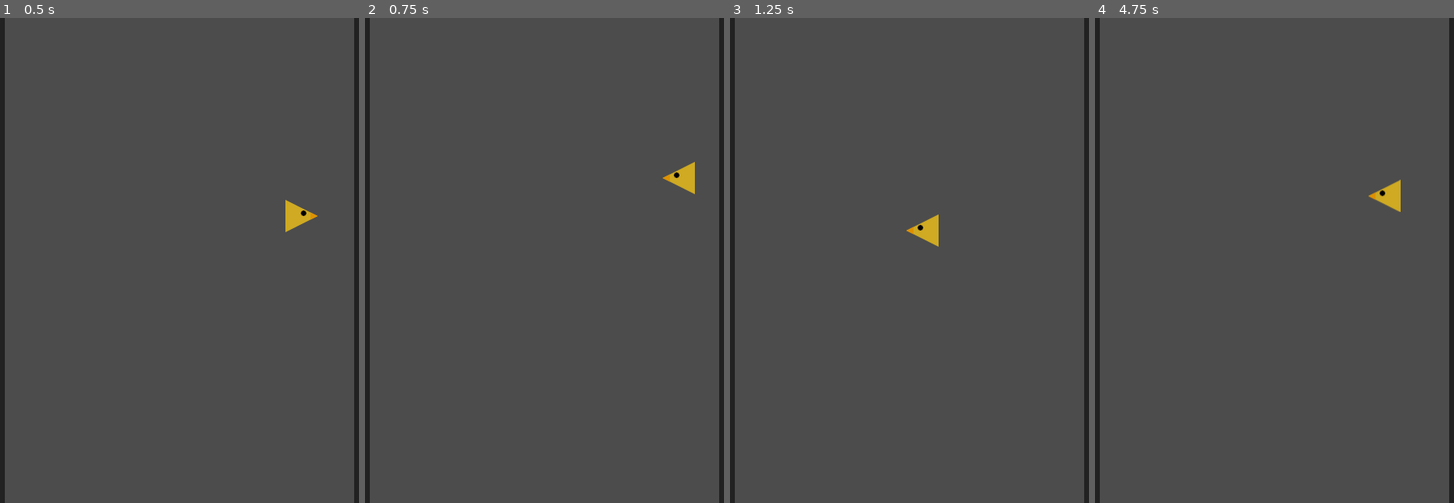
Above: before the commit, frames 1-4 (left to right).
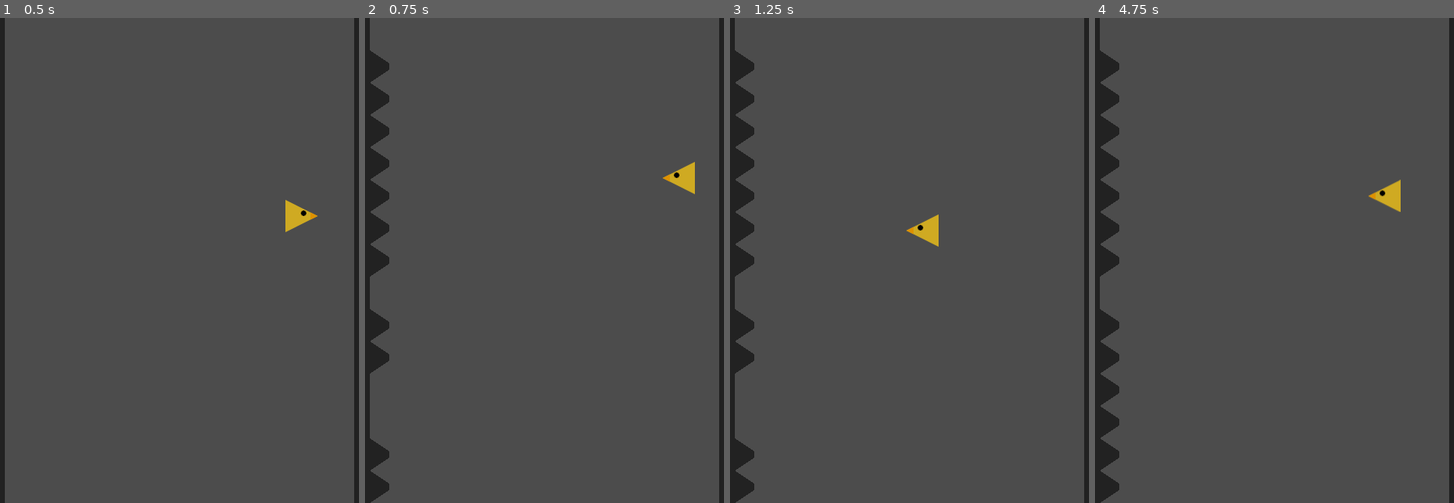
Above: after the commit, the same moments.

Repository: karmek-k/jumpbird
Game: Godot game, scene res://scenes/Game.tscn
The game is run twice, just before and just after one commit, with the same random seed, the same clock (stepped at 60 frames per second) and the same inputs.
Inputs:
- Up to frame 1 (0.5 s): no input
- Up to frame 2 (0.75 s): hold Up (ui_up) from 0.53 s (still down)
- Up to frame 3 (1.25 s): keep holding Up (ui_up)
- Up to frame 4 (4.75 s): release Up (ui_up) at 2.03 s; hold Up (ui_up) 2.78-4.28 s; tap Up (ui_up) at 4.52 s

Frame 1 is identical in both runs. In frame 2, 2.4% of the frame differs, in the area x 1-7%, y 6-100%; in frame 3, 2.4%; in frame 4, 2.8%.

Commit message:
Finish the spike generation script

Diff:
--- a/scenes/Game.tscn
+++ b/scenes/Game.tscn
@@ -1,10 +1,9 @@
-[gd_scene load_steps=8 format=2]
+[gd_scene load_steps=7 format=2]
 
 [ext_resource path="res://sprites/bird.png" type="Texture" id=1]
 [ext_resource path="res://scripts/BirdMovement.gd" type="Script" id=2]
 [ext_resource path="res://scripts/Wall.gd" type="Script" id=3]
 [ext_resource path="res://scripts/Root.gd" type="Script" id=4]
-[ext_resource path="res://scenes/Spike.tscn" type="PackedScene" id=5]
 
 [sub_resource type="RectangleShape2D" id=2]
 extents = Vector2( 4, 300 )
@@ -33,9 +32,6 @@
 [node name="RWall" type="StaticBody2D" parent="Walls"]
 position = Vector2( 440, 0 )
 script = ExtResource( 3 )
-__meta__ = {
-"_edit_group_": true
-}
 left_wall = false
 
 [node name="CollisionShape2D" type="CollisionShape2D" parent="Walls/RWall"]
@@ -65,8 +61,11 @@
 
 [node name="Spikes" type="Node2D" parent="."]
 
-[node name="Spike" parent="Spikes" instance=ExtResource( 5 )]
-visible = false
+[node name="LSpikeStartPos" type="Position2D" parent="."]
+position = Vector2( 8, 20 )
+
+[node name="RSpikeStartPos" type="Position2D" parent="."]
+position = Vector2( 440, 20 )
 
 [connection signal="game_over" from="Bird" to="." method="_on_Bird_game_over"]
 [connection signal="wall_bumped" from="Bird" to="." method="_on_Bird_wall_bumped"]
--- a/scenes/Spike.tscn
+++ b/scenes/Spike.tscn
@@ -1,14 +1,12 @@
 [gd_scene format=2]
 
 [node name="Spike" type="Area2D"]
-position = Vector2( 8, 0 )
-__meta__ = {
-"_edit_group_": true
-}
 
 [node name="CollisionPolygon2D" type="CollisionPolygon2D" parent="."]
+position = Vector2( 0, -20 )
 polygon = PoolVector2Array( 0, 0, 0, 40, 24, 24, 24, 16 )
 
 [node name="Polygon2D" type="Polygon2D" parent="."]
+position = Vector2( 0, -20 )
 color = Color( 0.137255, 0.137255, 0.137255, 1 )
 polygon = PoolVector2Array( 0, 0, 0, 40, 24, 24, 24, 16 )
--- a/scripts/BirdMovement.gd
+++ b/scripts/BirdMovement.gd
@@ -1,6 +1,8 @@
 extends KinematicBody2D
 
+
 signal game_over
+signal wall_bumped
 
 export var horizontal_speed = 5
 export var jump_speed = 7
@@ -11,13 +13,17 @@
 var jumping = false
 var velocity
 
+
 func handle_collision(collision: KinematicCollision2D):
 	facing_right = collision.collider.get("left_wall")
 	$Sprite.flip_h = not facing_right
+	emit_signal("wall_bumped", facing_right)
+
 
 func _ready():
 	$Sprite.flip_h = not facing_right
 	velocity = Vector2(horizontal_speed, -jump_speed)
+
 
 func _physics_process(delta):
 	if Input.is_action_just_pressed("ui_up"):
@@ -30,8 +36,6 @@
 	var collision = move_and_collide(velocity)
 	if collision:
 		handle_collision(collision)
-	if is_on_ceiling() or is_on_floor():
-		emit_signal("game_over")
 
 
 func _on_Spike_body_entered(body: Node):
--- a/scripts/Root.gd
+++ b/scripts/Root.gd
@@ -1,5 +1,57 @@
 extends Node2D
+
+
+export var spike_height = 40
+export var min_holes = 2
+export var max_holes = 5
+
+var spike_scene = preload("res://scenes/Spike.tscn")
+
+
+func _ready():
+	randomize()
 
 
 func _on_Bird_game_over():
 	get_tree().reload_current_scene()
+
+
+func _on_Bird_wall_bumped(facing_right: bool):
+	var viewport_height = get_viewport_rect().size.y
+	var max_spike_count = floor(viewport_height / spike_height)
+	var spike_positions = []
+
+	# delete previous spikes
+	for spike in $Spikes.get_children():
+		spike.queue_free()
+
+	# determine the wall the spikes should be placed on
+	var spike_start_pos
+	if facing_right:
+		spike_start_pos = $RSpikeStartPos
+	else:
+		spike_start_pos = $LSpikeStartPos
+
+	# build the array of possible spike y coords
+	for i in max_spike_count:
+		spike_positions.append(i * spike_height + spike_start_pos.position.y)
+
+	# generate the number of removed coords
+	var removed_count = randi() % (max_holes + 1)
+	while removed_count < min_holes:
+		removed_count = randi() % (max_holes + 1)
+
+	# remove coords
+	for _i in removed_count:
+		spike_positions.remove(randi() % spike_positions.size())
+
+	# place spikes
+	for spike_y in spike_positions:
+		var spike = spike_scene.instance()
+		spike.position.x = spike_start_pos.position.x
+		spike.position.y = spike_y
+
+		if facing_right:
+			spike.rotation = PI
+
+		$Spikes.add_child(spike)
